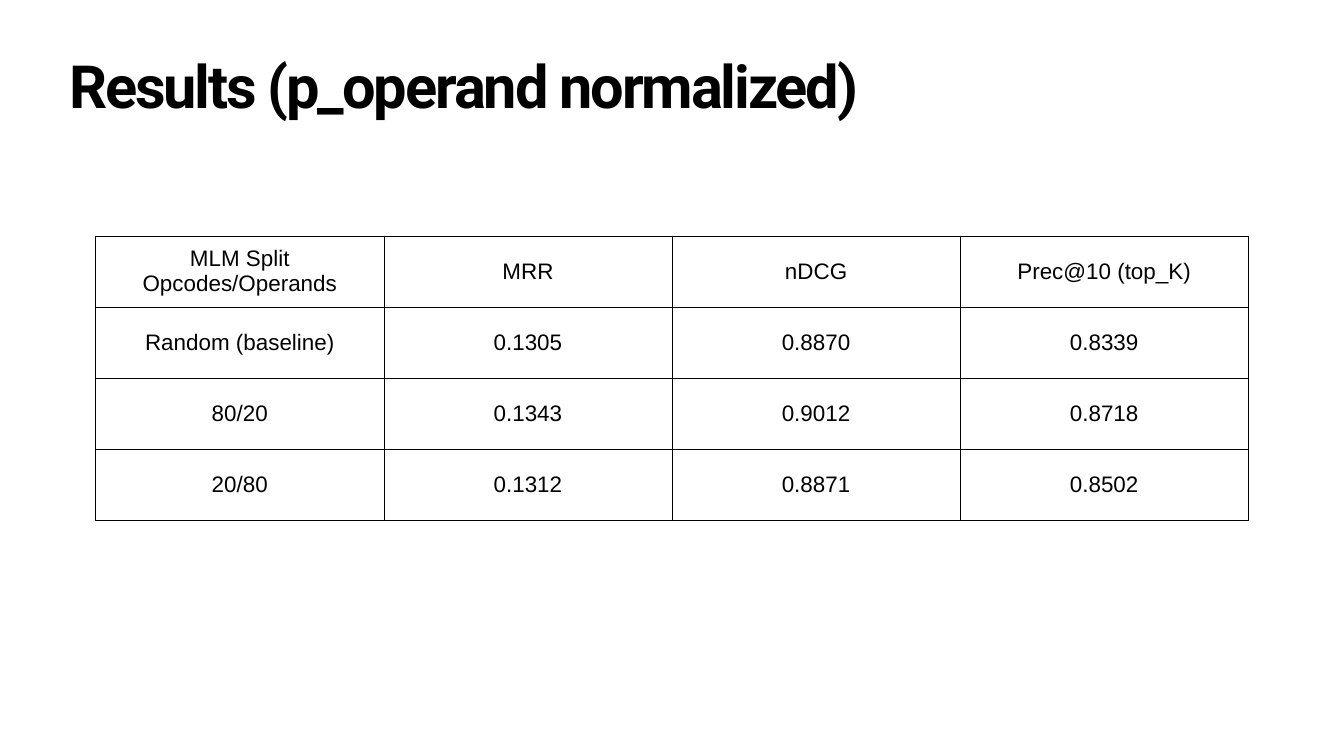
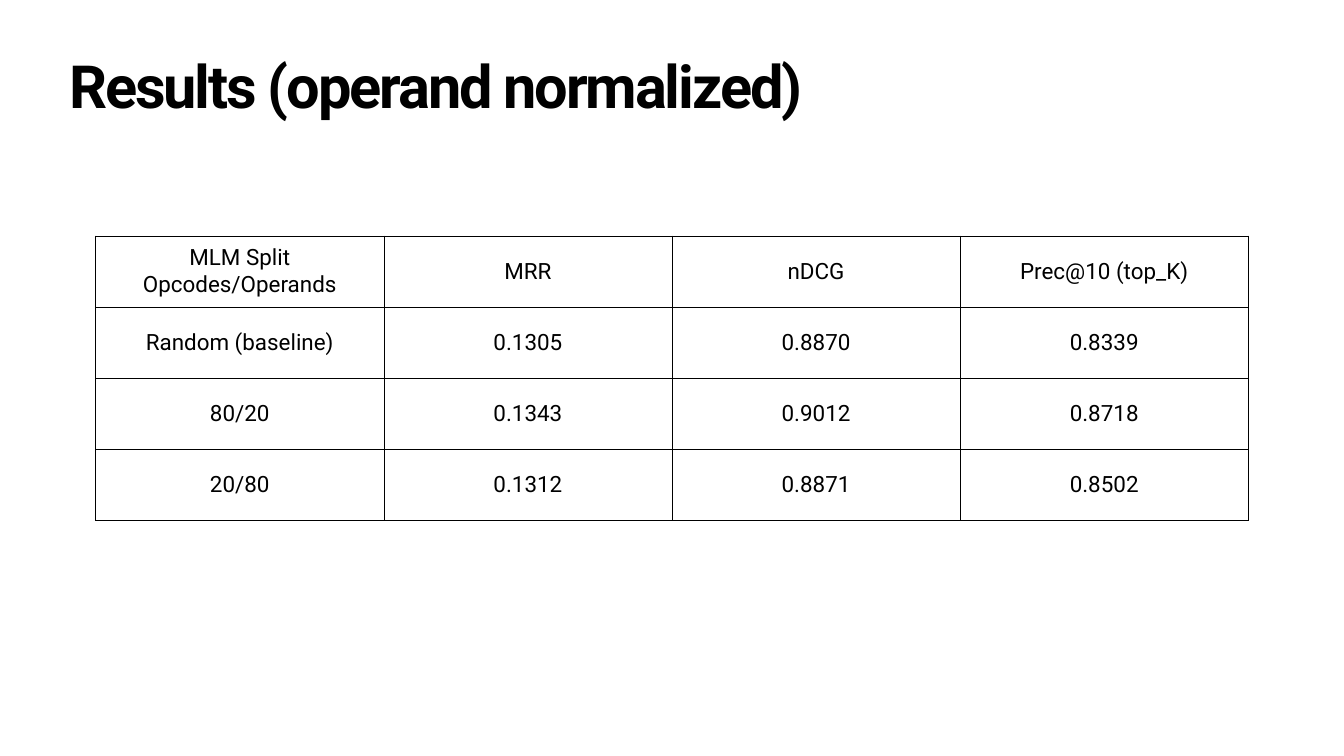
Before and after one commit to julig3ccd/BinAI, a slide deck: slide 16 of presentation/final_presentation.pptx. Drawn at 1344x756 pixels with LibreOffice and Linux fonts; fonts in the diff are those of the drawing. Boxes give left, top, right and bottom in pixels: in the first picture for what was removed or moved away, otherwise in the second. Text is boxed around its words. In the diff, an @@ line names an element or a change of style, - is before the commit and + after.

```diff
--- a/presentation/final_presentation.pptx
+++ b/presentation/final_presentation.pptx
@@ title at box(69, 61, 802, 121): text changed @@
-Results (p_operand normalized)
+Results (operand normalized)
@@ table at box(96, 236, 1249, 520) @@
@@ font Arial to Roboto @@
```
Also in this commit, not shown: 4 other slides changed, 1 slide added.
